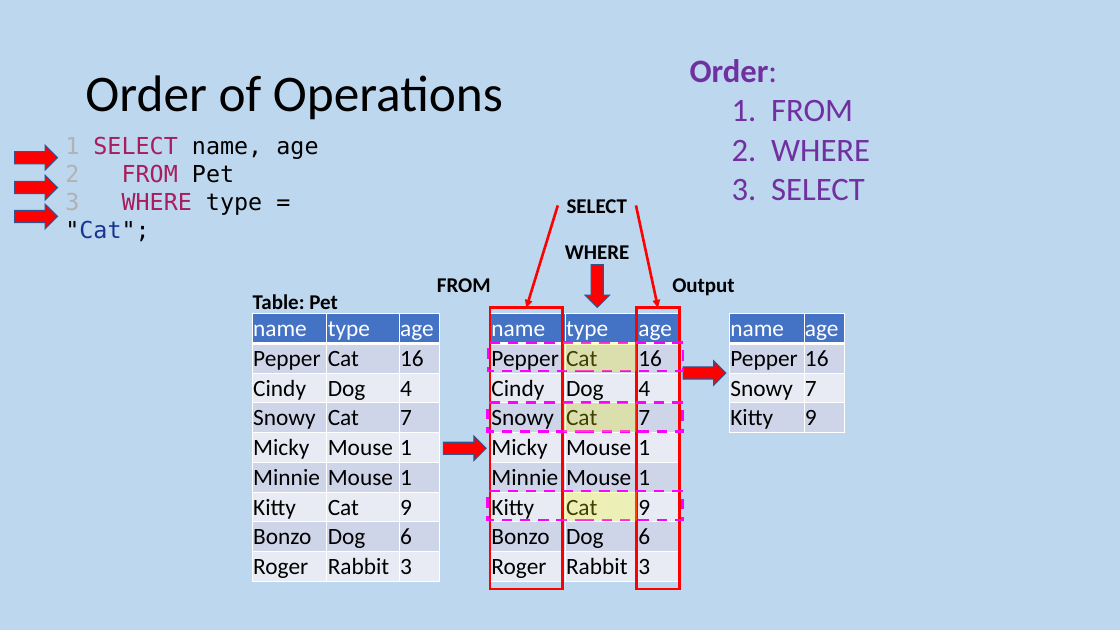
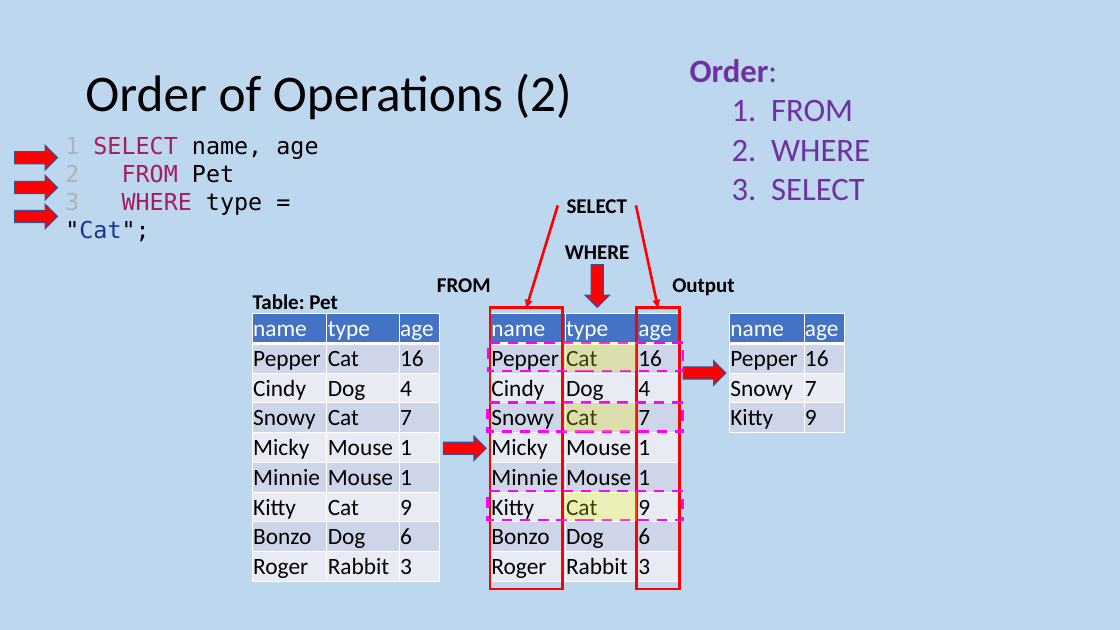
Before and after one commit to MrFriendCS/MrFriendCS.github.io, a slide deck: slide 35 of n5/ddd/N5 CS DDD Slides.pptx. Drawn at 1120x630 pixels with LibreOffice and Linux fonts; fonts in the diff are those of the drawing. Boxes give left, top, right and bottom in pixels: in the first picture for what was removed or moved away, otherwise in the second. Text is boxed around its words. In the diff, an @@ line names an element or a change of style, - is before the commit and + after.

```diff
--- a/n5/ddd/N5 CS DDD Slides.pptx
+++ b/n5/ddd/N5 CS DDD Slides.pptx
@@ title at [85, 73, 572, 120]: text changed @@
-Order of Operations
+Order of Operations (2)
```
Also in this commit, not shown: 3 other slides changed, 2 slides added.
